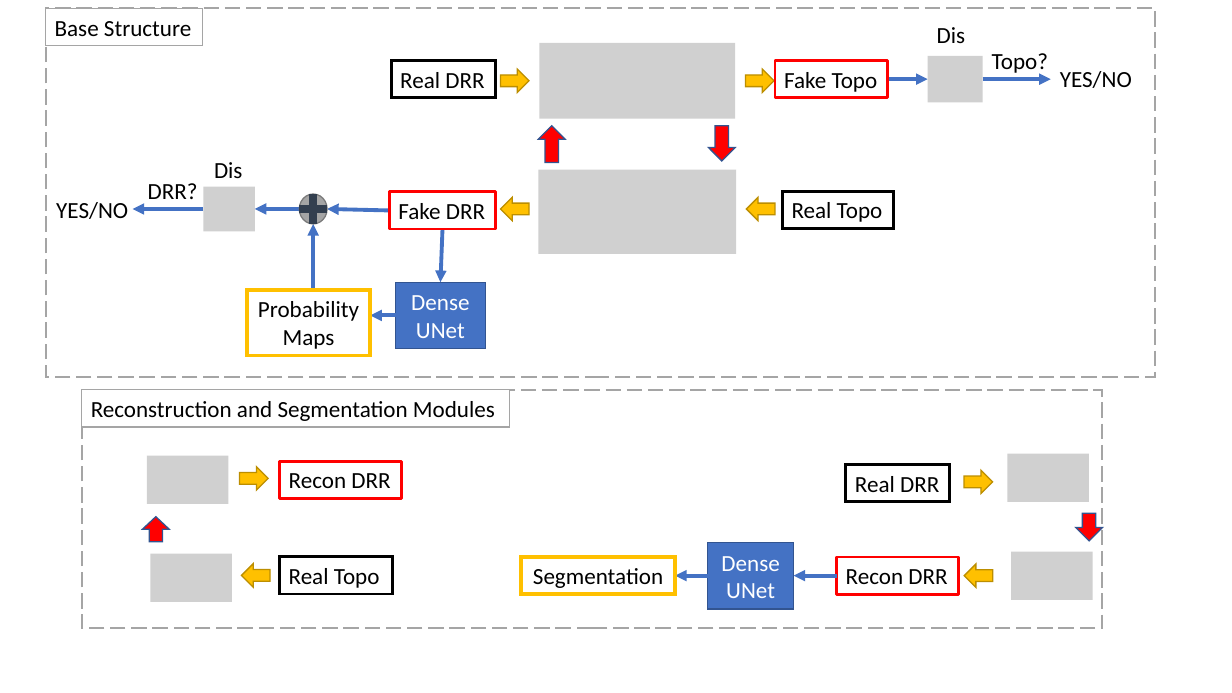
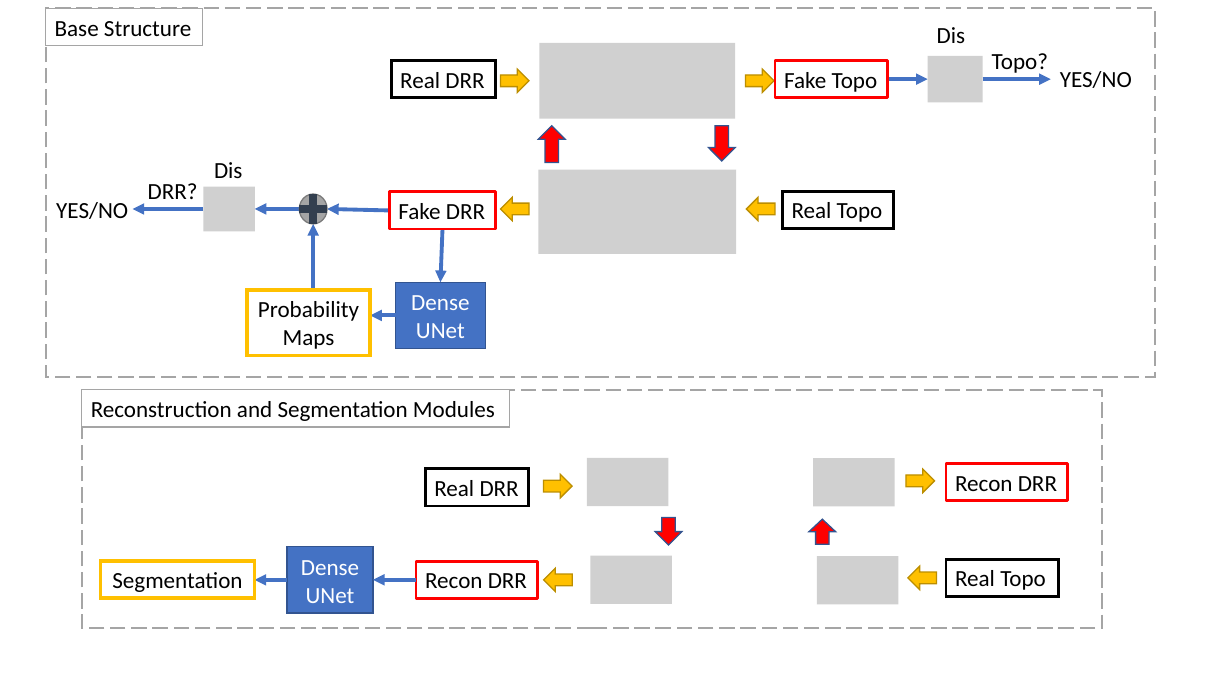
Before and after one commit to peterz1991/Introduction-to-Deep-Learning, a slide deck: slide 17 of generate_imgs.pptx. Drawn at 1232x693 pixels with LibreOffice and Linux fonts; fonts in the diff are those of the drawing; grey boxes stand for pictures. Boxes give left, top, right and bottom in pixels: in the first picture for what was removed or moved away, otherwise in the second. Text is boxed around its words. In the diff, an @@ line names an element or a change of style, - is before the commit and + after.

```diff
--- a/generate_imgs.pptx
+++ b/generate_imgs.pptx
@@ picture removed at [147,456,228,504] @@
@@ picture added at [587,457,668,506] @@
@@ picture added at [813,458,895,506] @@
@@ right arrow: place and size @@
-right arrow at [239,467,268,490]
+right arrow at [906,470,934,493]
@@ rectangle "Recon DRR": place and size @@
-rectangle "Recon DRR" at [280,461,402,498]
+rectangle "Recon DRR" at [946,464,1068,501]
@@ picture removed at [1007,454,1089,502] @@
@@ down arrow: place and size @@
-down arrow at [142,517,169,542]
+down arrow at [809,519,836,544]
@@ picture removed at [151,554,232,602] @@
@@ picture added at [591,555,672,604] @@
@@ picture added at [817,556,898,604] @@
@@ right arrow: place and size @@
-right arrow at [241,564,270,587]
+right arrow at [909,567,937,590]
@@ rectangle "Real Topo": place and size @@
-rectangle "Real Topo" at [280,557,393,594]
+rectangle "Real Topo" at [946,559,1059,596]
@@ picture removed at [1011,552,1092,600] @@
@@ 4 rectangles, 2 right arrows, 2 arrows, 1 down arrow: place and size @@
-4 rectangles, 2 right arrows, 2 arrows, 1 down arrow at [521,465,1103,609]
+4 rectangles, 2 right arrows, 2 arrows, 1 down arrow at [101,469,682,614]
```
Also in this commit, not shown: 10 slides added, 8 other files.
